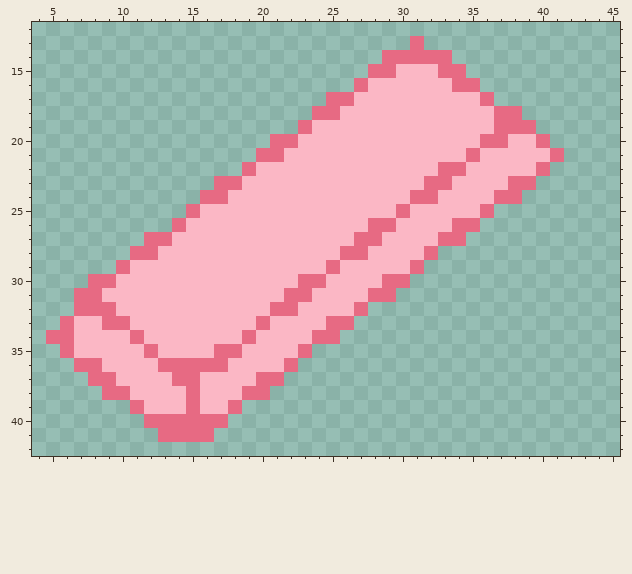
Edited in one commit: pixel-art sprite (sprite/copperingot.png). Above: the version before the commit.
The file is 50x50 pixels. Shown: x 4..45, y 12..42.
After the commit:
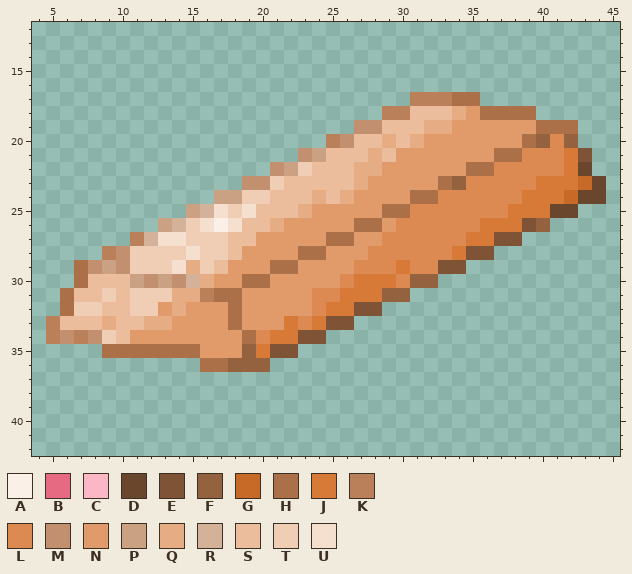
Palette (. is transparent): A #faf0e7  B #e76a83  C #fbb7c5  D #6a462d  E #7f5436  F #95623f  G #c76a28  H #ab7048  J #d77937  K #b98059  L #dc8a51  M #c2906f  N #e19b6a  P #cba184  Q #e6ac83  R #d4b199  S #ebbd9c  T #f0ceb5  U #f5dfce
Change:
Changed rows in their new state; - is an unchanged pixel.
first column x 5:
13 --------------------------.-------------
14 ------------------------.....-----------
15 -----------------------.......----------
16 ----------------------.........---------
17 --------------------......KKKHH.--------
18 -------------------.....KKSSSQNHHHH-----
19 ------------------....MMSSSQQNNNNNNHHH--
20 ----------------....KMSSQSQNNNNNNNHFLF--
21 ---------------...MPSSSQSNNNNNNNHHLLLJE-
22 --------------..MPTSSSQQNNNNNNHHLLLLLJD-
23 ------------..MMTSSSSSQNNNNNHFLLLLLJJJGD
24 -----------.PPTTSSSQSQNNNNHHLLLLLLJJJGDD
25 ----------PRUTUSSSQNNNNNHHLLLLLLLJJJDD--
26 --------PRTUAUSSQNNNNNHHNLLLLLLJJJEF----
27 ------KRUUTTTSSNNNNNHHNNLLLLLLJJEE------
28 ----KMTTTTUTTSNNNNHHNNNLLLLLLJEE--------
29 --HMPMTTTUQTSNNNHHNNNNLLLJLLEE----------
30 --HSSSPMPMRQNNHHNNNNNLJJJLFF------------
31 -HSSTSTTTQQKHHNNNNNLLJJJFF--------------
32 -HTTSSTTNQNNNHNNNNNLJJEE----------------
33 KSSSQSSQQNNNNHNNNJLJEE------------------
34 KMKMTSNNNNNNNNHLJJEE.-------------------
35 -...HHHHHHHNNNFJEE.---------------------
36 --.........HHFFF..----------------------
37 ---..............-----------------------
38 ----............------------------------
39 ------........--------------------------
40 -------......---------------------------
41 --------....----------------------------
Changed places in both pictures, as pixel boxes (x1, y1, x2, y2):
changed: (46, 36, 606, 442)
